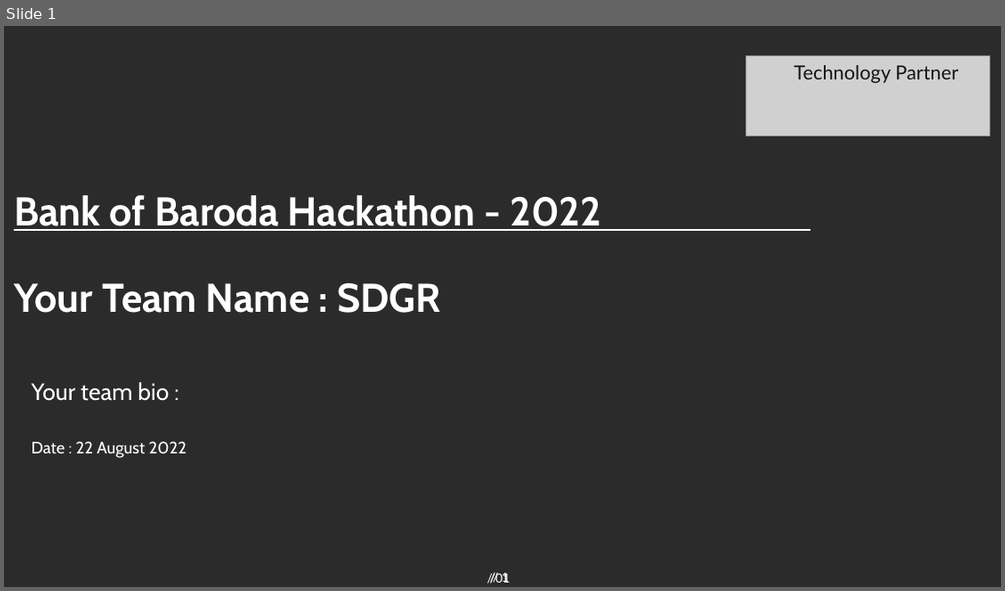
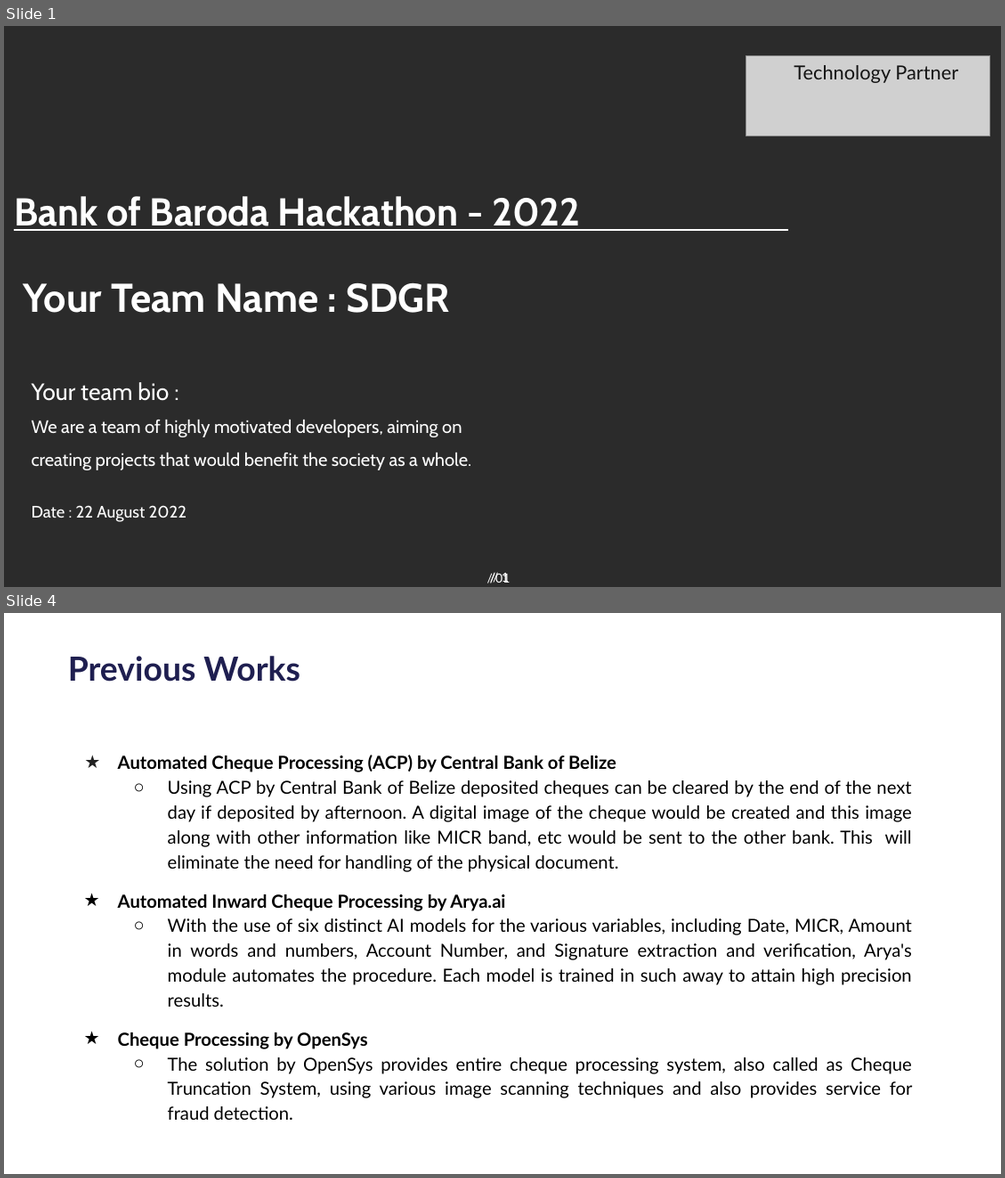
Before and after one commit to dikshabhambri/paycheck, a slide deck: idea/BOB_template.pptx. Shown one above the other, each under a label of ours: slide 1 before the commit, slides 1 and 4 after it; the slides between them are not shown. The pictures are 1005x591 and 1005x1178 pixels, drawn with LibreOffice and Linux fonts; fonts in the diff are those of the drawing; grey boxes stand for pictures; background and template pictures are left out; a plain dark background stands for a picture behind light text. Boxes give left, top, right and bottom in pixels: in the first picture for what was removed or moved away, otherwise in the second. Text is boxed around its words. In the diff, an @@ line names an element or a change of style, - is before the commit and + after.

```diff
--- a/idea/BOB_template.pptx
+++ b/idea/BOB_template.pptx
@@ slide 4 added at (x1=4, y1=613, x2=1001, y2=1174), background #FFFFFF; not listed: 2 template elements that a slide beside it also shows @@
@@ title added at (x1=68, y1=656, x2=300, y2=682), 24 pt, text #1F1F50, bold @@
+Previous Works
@@ text added at (x1=118, y1=755, x2=913, y2=1119), 13 pt, text #000000 @@
+★ Automated Cheque Processing (ACP) by Central Bank of Belize
+  ○ Using ACP by Central Bank of Belize deposited cheques can be cleared by the end of the next day if deposited by afternoon. A digital image of the cheque would be created and this image along with other information like MICR band, etc would be sent to the other bank. This will eliminate the need for handling of the physical document.
+★ Automated Inward Cheque Processing by Arya.ai
+  ○ With the use of six distinct AI models for the various variables, including Date, MICR, Amount in words and numbers, Account Number, and Signature extraction and verification, Arya's module automates the procedure. Each model is trained in such away to attain high precision results.
+★ Cheque Processing by OpenSys
+  ○ The solution by OpenSys provides entire cheque processing system, also called as Cheque Truncation System, using various image scanning techniques and also provides service for fraud detection.
@@ slide 1 changed as well @@
@@ title "Bank of Baroda Hackathon - ..." at (x1=14, y1=196, x2=581, y2=231): size 29 to 28 pt @@
@@ text "Your Team Name : SDGR" moved from (x1=14, y1=283, x2=441, y2=313) to (x1=23, y1=283, x2=450, y2=313) @@
@@ text at (x1=32, y1=419, x2=472, y2=470): paragraph added @@
+We are a team of highly motivated developers, aiming on creating projects that would benefit the society as a whole.
```
Also in this commit, not shown: 1 other slide changed, 7 other slides added, 7 slides removed, 1 other file.
